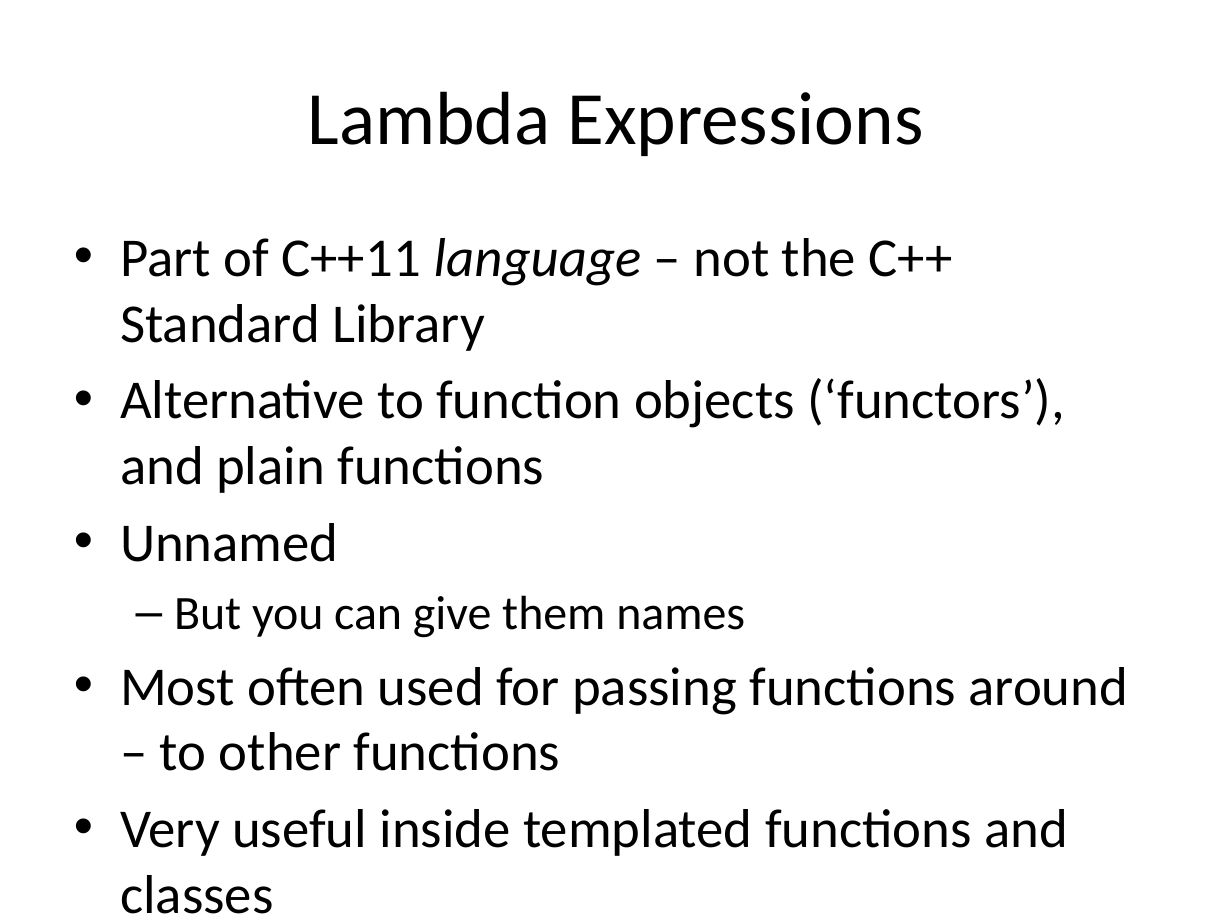
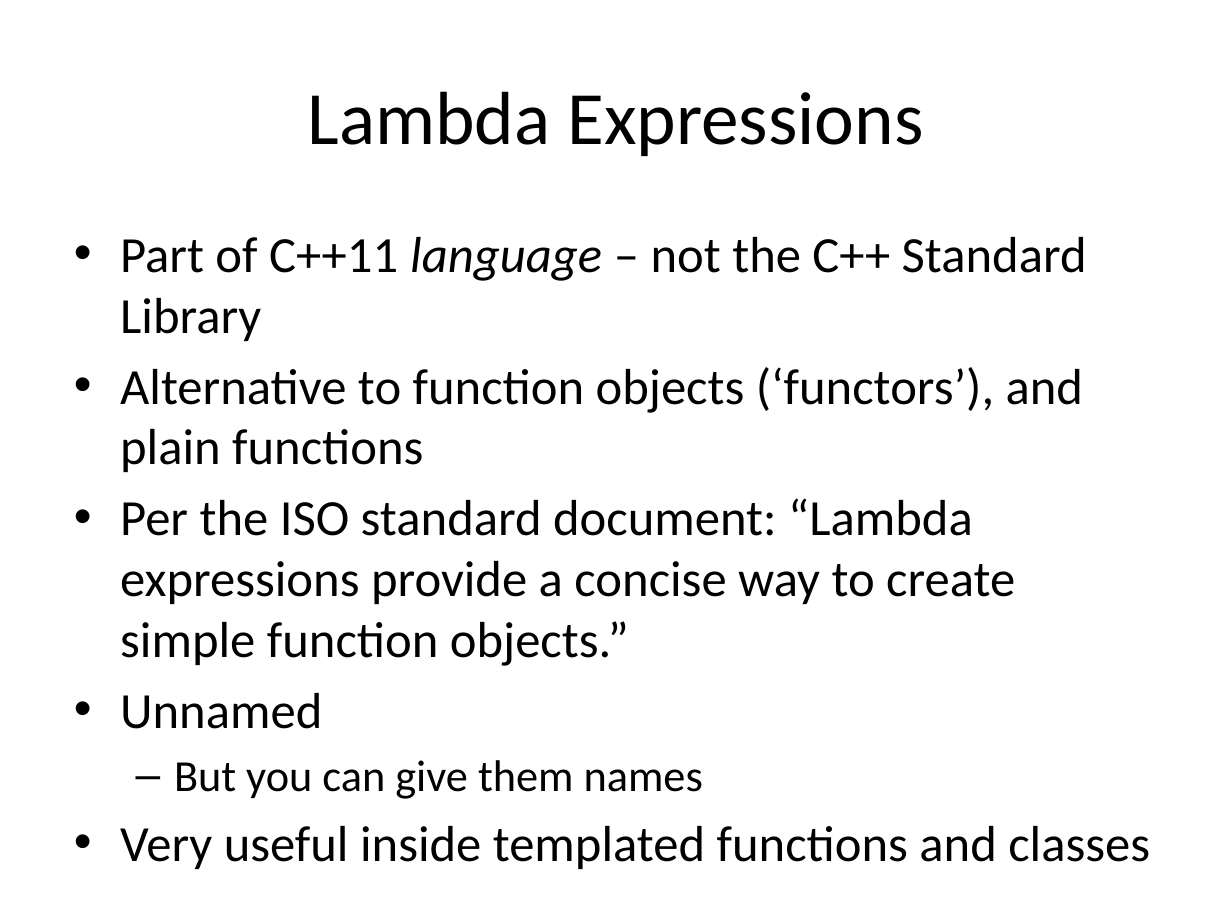
Before and after one commit to fellmad/FunWithCpp11, a slide deck: slide 58 of doc/Fun_with_C++11.pptx. Drawn at 1232x924 pixels with LibreOffice and Linux fonts; fonts in the diff are those of the drawing. Boxes give left, top, right and bottom in pixels: in the first picture for what was removed or moved away, otherwise in the second. Text is boxed around its words. In the diff, an @@ line names an element or a change of style, - is before the commit and + after.

Commit message:
lambdas

```diff
--- a/doc/Fun_with_C++11.pptx
+++ b/doc/Fun_with_C++11.pptx
@@ text at [120,237,1150,869]: size 32 to 29.6 pt in "Part of C++11 language – not the ...", "Alternative to function objects (‘functors’), and plain ...", "Unnamed", "Very useful inside templated functions and classes"; size 28 to 25.9 pt in "But you can give them names" @@
@@ text at [120,498,1015,666]: paragraph added @@
+• Per the ISO standard document: “Lambda expressions provide a concise way to create simple function objects.”
@@ text at [120,667,1129,771]: paragraph removed @@
-• Most often used for passing functions around – to other functions
```
Also in this commit, not shown: 2 slides added, 1 other file.
